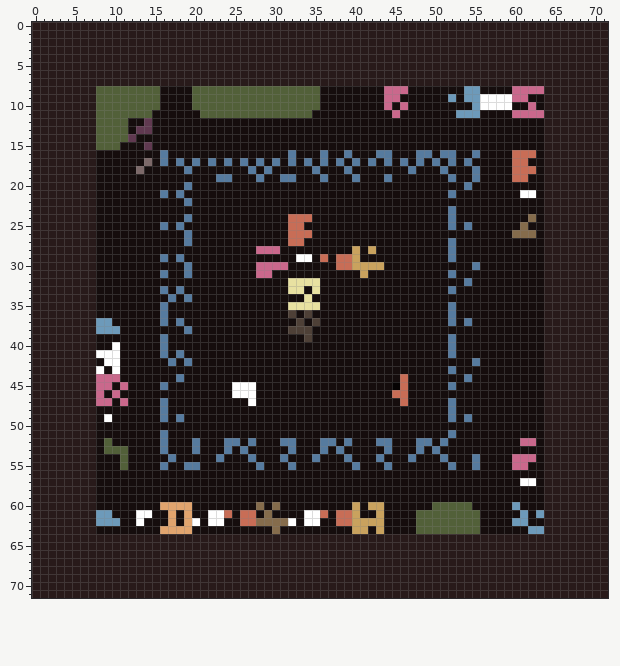
One commit to this sprite sheet: 016level.png. The picture above was drawn from the file before the commit.
The file is 72x72 pixels.
The result:
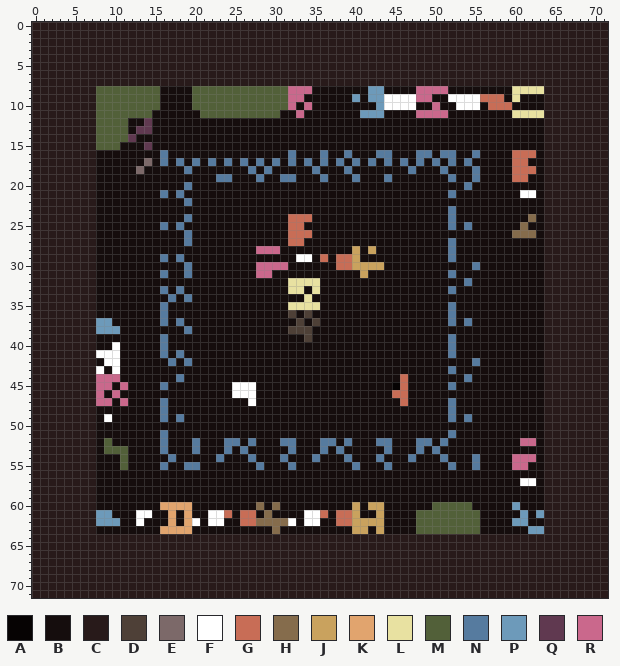
Palette (. is transparent): A #060303  B #150d0d  C #281a1a  D #4e4037  E #7c6969  F #ffffff  G #c86d56  H #856c4c  J #c9a25e  K #e1a46e  L #e8e1a1  M #526039  N #567b9f  P #6d9aba  Q #603950  R #ca688c
Diff:
Changed rows in their new state; - is an unchanged pixel.
first column x 31:
 8 -RRRB------PPBBB-RRRR--BB----LLLL
 9 -RRBB----P-PPFFFFRR--FFFFGGGBLB--
10 -RBRB-------PFFFF--R--FFFBGGG--B-
11 BBRB------PPP-B--RRRR-BBB----LLLL
Where, in picture pixels (left, top, right, bottom), the same in both pictures:
changed: (280, 86, 320, 118)
changed: (352, 86, 544, 118)
